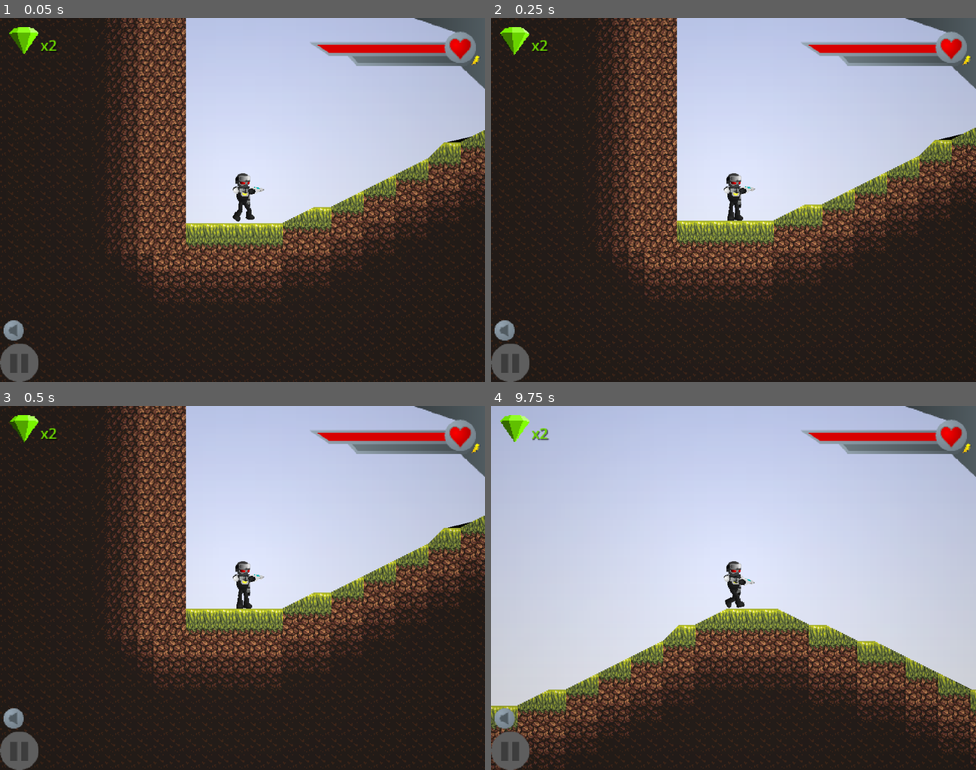
Above: before the commit, frames 1-4 (two rows, left to right).
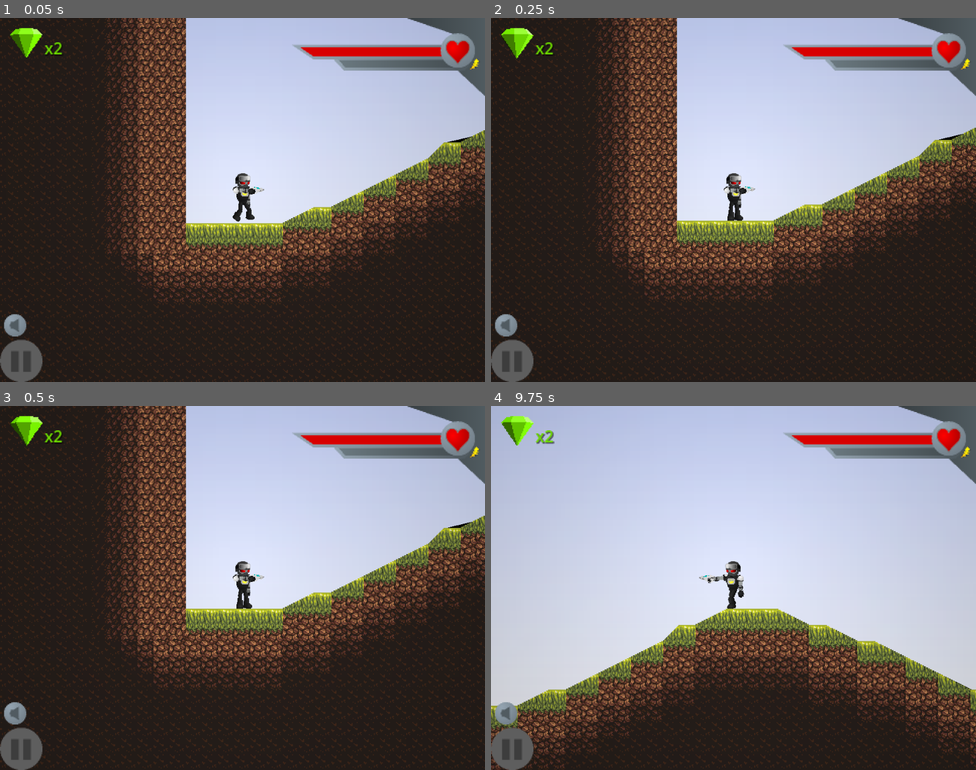
Above: after the commit, the same moments.

Repository: HMI-Studios/Skylands-WFA
Game: Godot game, scene res://ui/Intro.tscn
Same seed, same stepped clock (60 frames per second), same inputs: the game is played once before the commit and once after it. Sound files missing from this copy of the repository are replaced by a short silence.
Inputs:
- Up to frame 1 (0.05 s): no input
- Up to frame 2 (0.25 s): no input
- Up to frame 3 (0.5 s): no input
- Up to frame 4 (9.75 s): hold C (scope, bound only before the commit) 0.53-1.28 s; hold Right (move_right) 0.53-2.03 s; tap Space (jump) at 0.77, 1.52, 3.02, 3.77, 4.52, 6.02, 6.77, 7.52, 9.02 s; tap X (shoot) every 1.5 s from 1.35 to 8.85 s; hold Left (move_left) 2.03-2.78 s; hold C (scope, bound only before the commit) 2.03-2.78 s; hold Right (move_right) 2.78-4.28 s; hold C (scope, bound only before the commit) 3.53-4.28 s; hold Left (move_left) 4.28-5.03 s; hold Right (move_right) 5.03-5.78 s; hold C (scope, bound only before the commit) 5.03-5.78 s; hold Left (move_left) 5.78-7.28 s; hold C (scope, bound only before the commit) 6.53-7.28 s; hold Right (move_right) 7.28-9.53 s; hold C (scope, bound only before the commit) 8.03-8.78 s; hold Left (move_left) from 9.53 s (still down); hold C (scope, bound only before the commit) from 9.53 s (still down)

The runs differ from the first frame. In frame 1, 2.8% of the frame differs, in the area x 0-100%, y 0-100%; in frame 2, 2.8%; in frame 3, 2.8%; in frame 4, 3.3%.

Commit message:
make HUD fixed size

Diff:
--- a/project/project.godot
+++ b/project/project.godot
@@ -65,8 +65,7 @@
 }
 scope={
 "deadzone": 0.5,
-"events": [Object(InputEventKey,"resource_local_to_scene":false,"resource_name":"","device":-1,"window_id":0,"alt_pressed":false,"shift_pressed":false,"ctrl_pressed":false,"meta_pressed":false,"pressed":false,"keycode":0,"physical_keycode":67,"key_label":0,"unicode":99,"echo":false,"script":null)
-]
+"events": []
 }
 
 [layer_names]
--- a/project/scripts/HUD.gd
+++ b/project/scripts/HUD.gd
@@ -2,38 +2,12 @@
 
 
 var player
-var container
 
 
 func _ready():
     player = get_node("/root/Main/Player")
-    container = get_child(0)
-    get_viewport().connect("size_changed", self._on_viewport_size_changed)
-    _resize_background()
     %Gem.play()
 
 
 func _process(delta):
     %HealthBar.value = player.HP
-
-
-func _resize_background():
-    var viewport_size = get_viewport().size
-
-    var scale_x = viewport_size.x / 480.0
-    var scale_y = viewport_size.y / 330.0
-    var ratio = scale_x / scale_y
-
-    var s
-    if ratio > 2:
-        s = scale_y * 2
-    elif ratio < 0.75:
-        s = scale_x / 0.75
-    else:
-        s = max(scale_x, scale_y)
-    for child in container.get_children():
-        child.scale = Vector2(s, s)
-
-
-func _on_viewport_size_changed():
-    _resize_background()
--- a/project/ui/HUD.tscn
+++ b/project/ui/HUD.tscn
@@ -57,30 +57,21 @@
 [node name="HUD" type="CanvasLayer"]
 script = ExtResource("1_v7hy8")
 
-[node name="Container" type="Control" parent="."]
+[node name="Node2D" type="Control" parent="."]
 layout_mode = 3
-anchors_preset = 15
-anchor_right = 1.0
-anchor_bottom = 1.0
-grow_horizontal = 2
-grow_vertical = 2
+anchors_preset = 0
 
-[node name="Control" type="Control" parent="Container"]
-layout_mode = 1
-anchors_preset = 1
-anchor_left = 1.0
-anchor_right = 1.0
-grow_horizontal = 0
-
-[node name="HealthBar" type="TextureProgressBar" parent="Container/Control"]
+[node name="HealthBar" type="TextureProgressBar" parent="Node2D"]
 unique_name_in_owner = true
 layout_mode = 1
 anchors_preset = 1
 anchor_left = 1.0
 anchor_right = 1.0
-offset_left = -191.0
+offset_left = 578.0
+offset_right = 769.0
 offset_bottom = 77.0
 grow_horizontal = 0
+scale = Vector2(2, 2)
 min_value = -2.0
 max_value = 20.0
 fill_mode = 1
@@ -89,36 +80,26 @@
 texture_progress = ExtResource("3_vrgp0")
 texture_progress_offset = Vector2(4, 27)
 
-[node name="Control2" type="Control" parent="Container"]
-layout_mode = 1
-anchors_preset = 2
-anchor_top = 1.0
-anchor_bottom = 1.0
-grow_horizontal = 0
-grow_vertical = 0
-
-[node name="PauseBtn" type="TextureRect" parent="Container/Control2"]
-layout_mode = 1
-anchors_preset = 2
-anchor_top = 1.0
-anchor_bottom = 1.0
-offset_top = -67.0
+[node name="PauseBtn" type="TextureRect" parent="Node2D"]
+offset_top = 586.0
 offset_right = 42.0
-grow_vertical = 0
+offset_bottom = 653.0
+scale = Vector2(2, 2)
 texture = ExtResource("2_iaojn")
 
-[node name="Control3" type="Control" parent="Container"]
-layout_mode = 1
+[node name="GemContainer" type="Control" parent="Node2D"]
+layout_mode = 3
 anchors_preset = 0
 grow_horizontal = 0
+scale = Vector2(2, 2)
 
-[node name="Gem" type="AnimatedSprite2D" parent="Container/Control3"]
+[node name="Gem" type="AnimatedSprite2D" parent="Node2D/GemContainer"]
 unique_name_in_owner = true
 sprite_frames = SubResource("SpriteFrames_kav78")
 centered = false
 offset = Vector2(10, 10)
 
-[node name="GemLabel" type="Label" parent="Container/Control3"]
+[node name="GemLabel" type="Label" parent="Node2D/GemContainer"]
 unique_name_in_owner = true
 layout_mode = 0
 offset_left = 44.0
Not shown: 1 places in project/ui/Intro.tscn that only renumber resources
